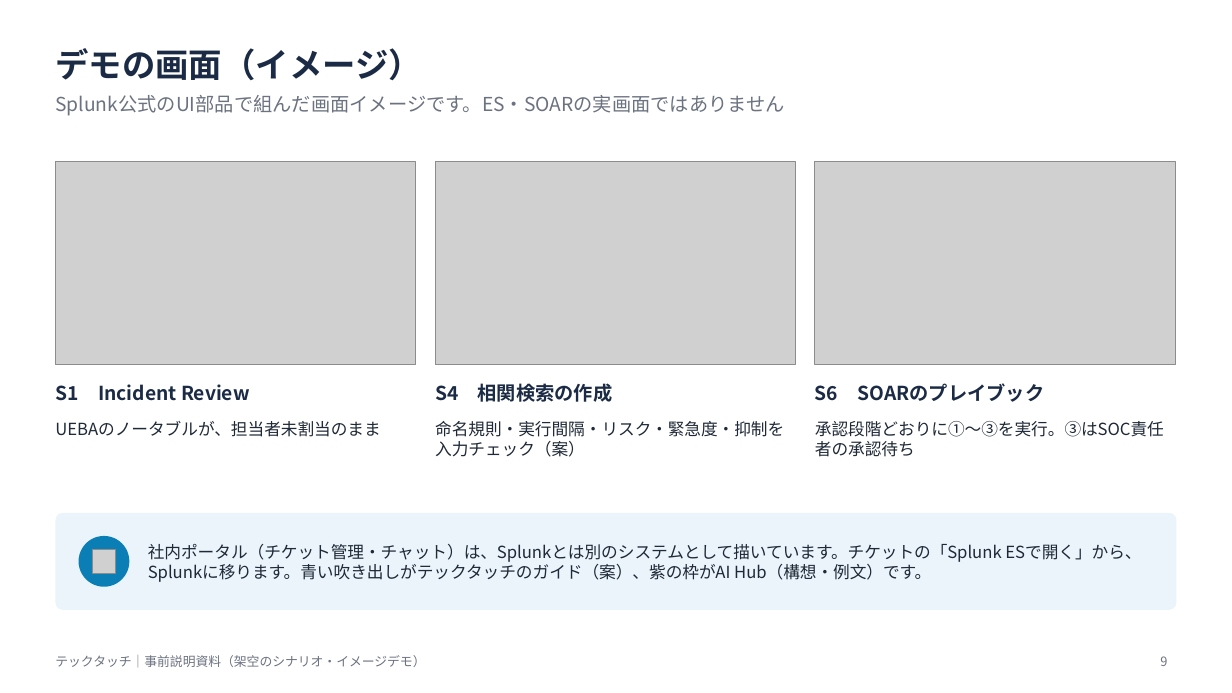
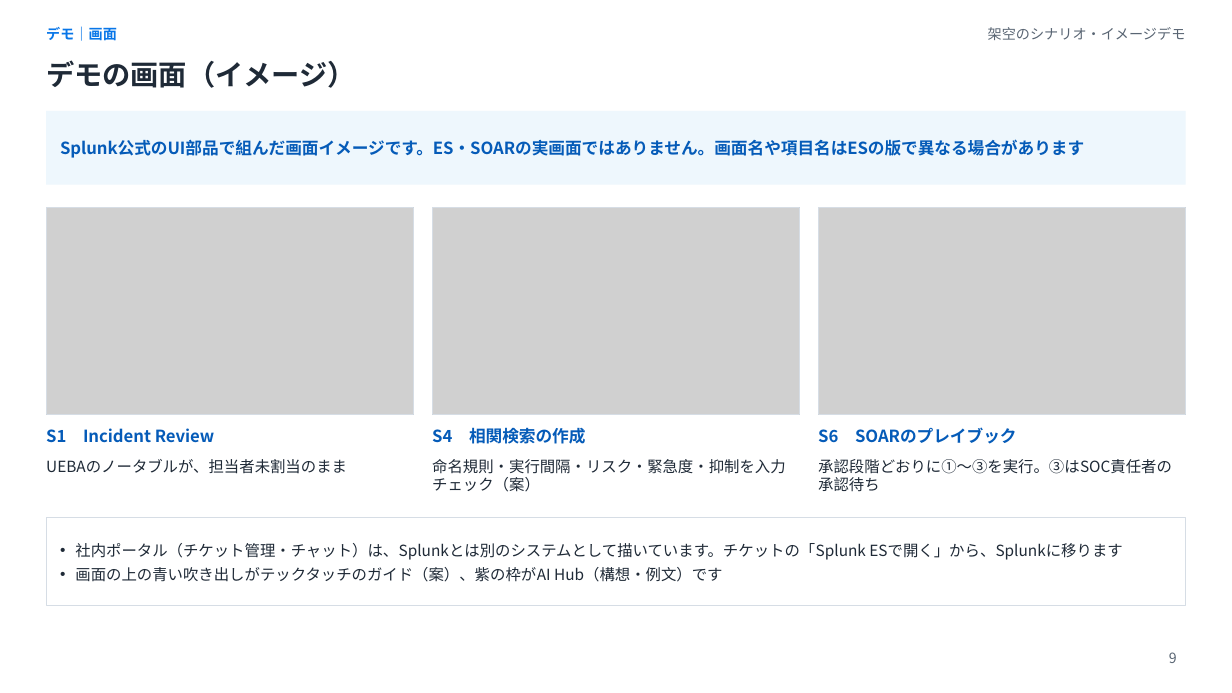
Before and after one commit to Kimurist2024/000, a slide deck: slide 9 of splunk-es-soar-techtouch-demo/slides/M365乗っ取り対応デモ_事前説明.pptx. Drawn at 1232x693 pixels with LibreOffice and Linux fonts; fonts in the diff are those of the drawing; grey boxes stand for pictures. Boxes give left, top, right and bottom in pixels: in the first picture for what was removed or moved away, otherwise in the second. Text is boxed around its words. In the diff, an @@ line names an element or a change of style, - is before the commit and + after.

```diff
--- a/splunk-es-soar-techtouch-demo/slides/M365乗っ取り対応デモ_事前説明.pptx
+++ b/splunk-es-soar-techtouch-demo/slides/M365乗っ取り対応デモ_事前説明.pptx
@@ text added at [46,26,117,41], 11 pt, text #0876E8, bold @@
+デモ｜画面
@@ text at [988,27,1186,40]: text changed; size 10 to 11 pt; text colour #6B7280 to #596573 @@
-テックタッチ｜事前説明資料（架空のシナリオ・イメージデモ）
+架空のシナリオ・イメージデモ
@@ title "デモの画面（イメージ）": place and size @@
-title "デモの画面（イメージ）" at [55,48,421,80]
+title "デモの画面（イメージ）" at [46,60,355,88]
@@ title "デモの画面（イメージ）" at [46,60,355,88]: size 26 to 22 pt, text colour #1B2B45 to #1F2A37 @@
@@ rectangle added at [46,111,1186,185], fill #EEF7FD @@
@@ text removed at [55,95,784,116] @@
-Splunk公式のUI部品で組んだ画面イメージです。ES・SOARの実画面ではありません
@@ text added at [60,139,1084,158], 13 pt, text #055BB8, bold @@
+Splunk公式のUI部品で組んだ画面イメージです。ES・SOARの実画面ではありません。画面名や項目名はESの版で異なる場合があります
@@ picture: place and size @@
-picture at [55,162,416,365]
+picture at [46,208,414,415]
@@ rectangle added at [46,208,414,415], outline #D6DDE5 0.75 pt @@
@@ picture: place and size @@
-picture at [435,162,796,365]
+picture at [433,208,800,415]
@@ rectangle added at [433,208,800,415], outline #D6DDE5 0.75 pt @@
@@ picture: place and size @@
-picture at [815,162,1176,365]
+picture at [819,208,1187,415]
@@ rectangle added at [819,208,1187,415], outline #D6DDE5 0.75 pt @@
@@ text "S1 Incident Review": place and size @@
-text "S1 Incident Review" at [55,384,250,401]
+text "S1 Incident Review" at [46,428,214,443]
@@ text "S4 相関検索の作成": place and size @@
-text "S4 相関検索の作成" at [435,383,613,402]
+text "S4 相関検索の作成" at [432,428,586,444]
@@ size 15 to 13 pt, text colour #1B2B45 to #055BB8 in 3 elements at [432,428,586,444], [46,428,214,443], [818,427,1017,444] @@
@@ text "S6 SOARのプレイブック": place and size @@
-text "S6 SOARのプレイブック" at [815,383,1045,402]
+text "S6 SOARのプレイブック" at [818,427,1017,444]
@@ text "UEBAのノータブルが、担当者未割当のまま": place and size @@
-text "UEBAのノータブルが、担当者未割当のまま" at [55,421,380,437]
+text "UEBAのノータブルが、担当者未割当のまま" at [46,459,347,474]
@@ text "命名規則・実行間隔・リスク・緊急度・抑制を入力チェック（案）": place and size @@
-text "命名規則・実行間隔・リスク・緊急度・抑制を入力チェック（案）" at [435,421,784,457]
+text "命名規則・実行間隔・リスク・緊急度・抑制を入力チェック（案）" at [432,459,785,492]
@@ size 13 to 12 pt, text colour #1F2937 to #1F2A37 in 3 elements at [432,459,785,492], [46,459,347,474], [818,459,1172,474] @@
@@ text "承認段階どおりに①〜③を実行。③はSOC責任者の承認待ち": place and size @@
-text "承認段階どおりに①〜③を実行。③はSOC責任者の承認待ち" at [815,421,1164,437]
+text "承認段階どおりに①〜③を実行。③はSOC責任者の承認待ち" at [818,459,1172,474]
@@ rectangle added at [46,518,1186,605], fill #FFFFFF, outline #D6DDE5 0.75 pt @@
@@ rounded rectangle removed at [55,513,1177,610] @@
@@ ellipse removed at [79,536,129,587] @@
@@ text at [75,543,1122,582]: text changed; size 13 to 12 pt; text colour #1F2937 to #1F2A37 @@
-社内ポータル（チケット管理・チャット）は、Splunkとは別のシステムとして描いています。チケットの「Splunk ESで開く」から、Splunkに移ります。青い吹き出しがテックタッチのガイド（案）、紫の枠がAI Hub（構想・例文）です。
+• 社内ポータル（チケット管理・チャット）は、Splunkとは別のシステムとして描いています。チケットの「Splunk ESで開く」から、Splunkに移ります
+• 画面の上の青い吹き出しがテックタッチのガイド（案）、紫の枠がAI Hub（構想・例文）です
@@ picture removed at [92,550,116,573] @@
@@ page number: place and size @@
-page number at [1160,656,1167,666]
+page number at [1169,652,1177,663]
@@ page number at [1169,652,1177,663]: size 10 to 11 pt, text colour #6B7280 to #596573 @@
```
Also in this commit, not shown: 15 other slides changed, 3 other files.
